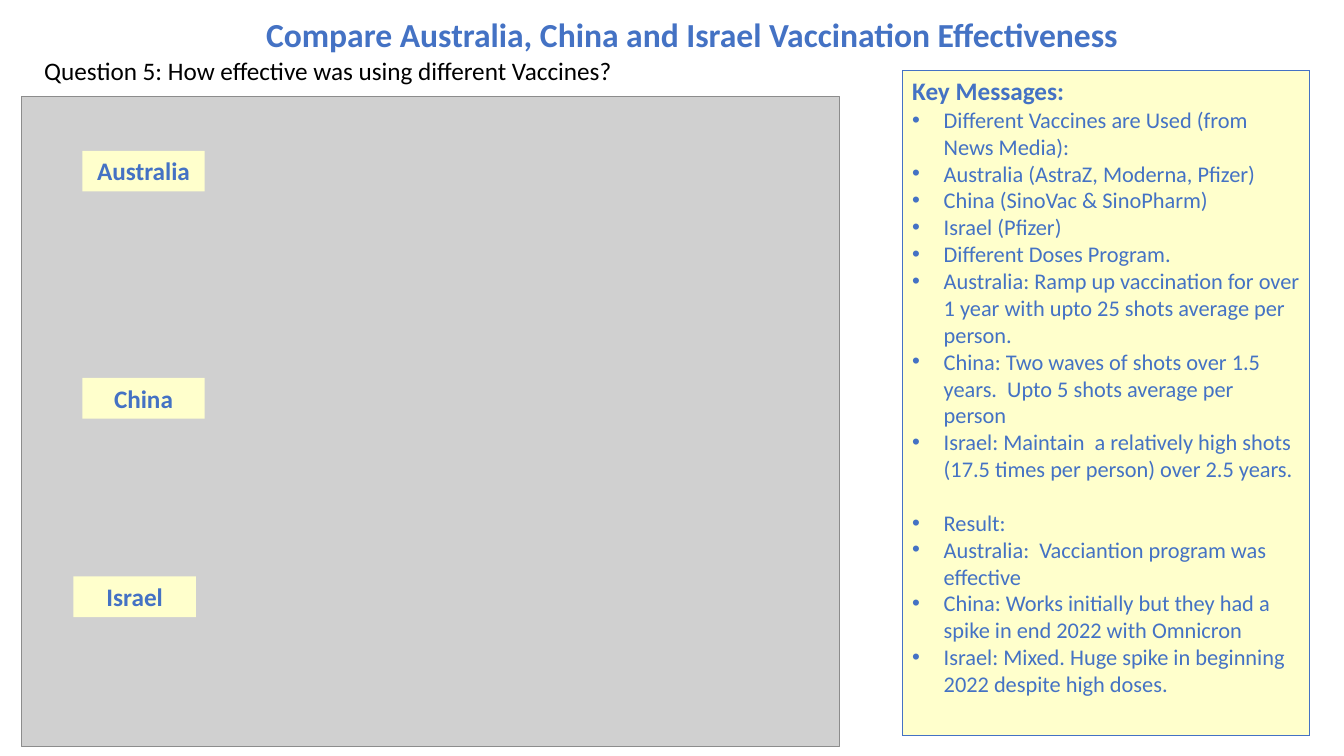
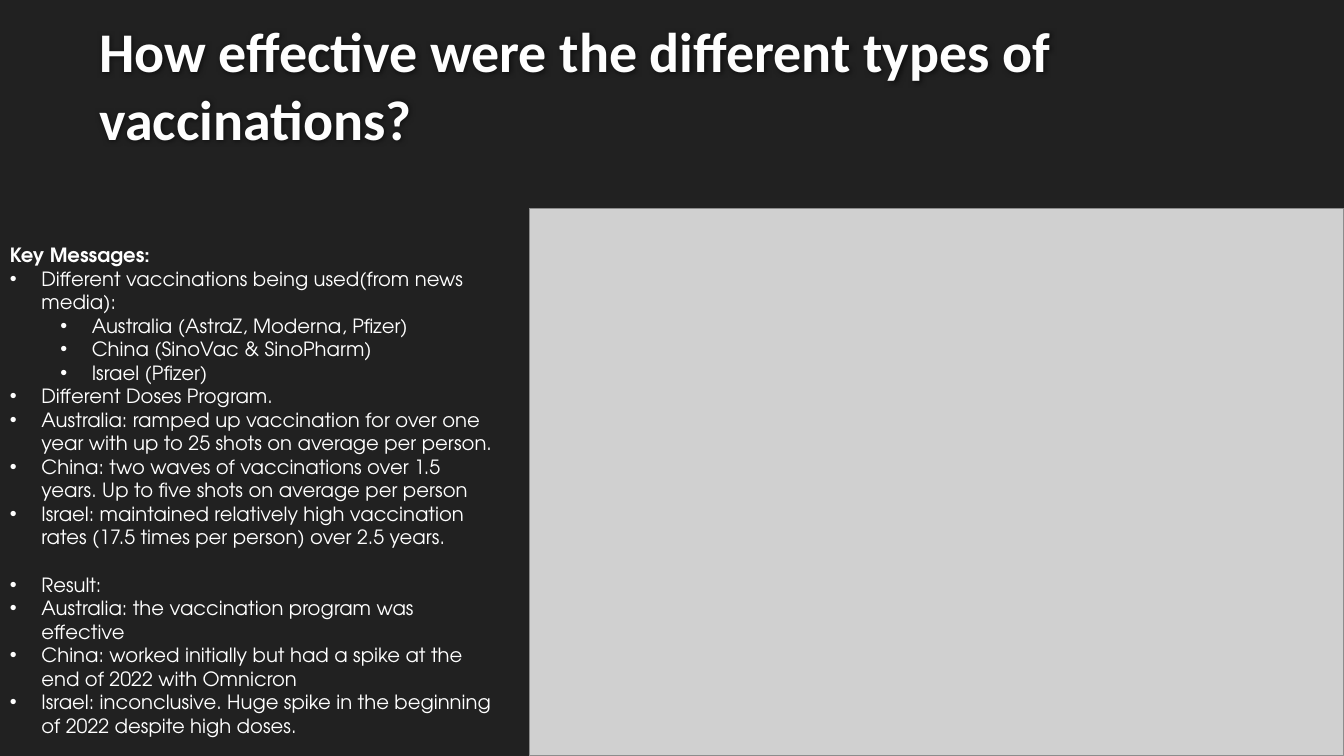
Before and after one commit to cmorrow28/project_one, a slide deck: slide 12 of Covid19_Presentation_Final.pptx (slide 9 before the commit). Drawn at 1344x756 pixels with LibreOffice and Linux fonts; fonts in the diff are those of the drawing; grey boxes stand for pictures; background and template pictures are left out. Boxes give left, top, right and bottom in pixels: in the first picture for what was removed or moved away, otherwise in the second. Text is boxed around its words. In the diff, an @@ line names an element or a change of style, - is before the commit and + after.

```diff
--- a/Covid19_Presentation_Final.pptx
+++ b/Covid19_Presentation_Final.pptx
@@ background #FFFFFF to #212121 @@
@@ text removed at box(266, 23, 1118, 53) @@
-Compare Australia, China and Israel Vaccination Effectiveness
@@ title added at box(99, 32, 1050, 141), 40 pt, text #FEFEFE, bold @@
+How effective were the different types of vaccinations?
@@ text removed at box(44, 62, 611, 85) @@
-Question 5: How effective was using different Vaccines?
@@ rectangle removed at box(902, 71, 1310, 736) @@
-Key Messages:
-• Different Vaccines are Used (from News Media):
-• Australia (AstraZ, Moderna, Pfizer)
-• China (SinoVac & SinoPharm)
-• Israel (Pfizer)
-• Different Doses Program.
-• Australia: Ramp up vaccination for over 1 year with upto 25 shots average per person.
-• China: Two waves of shots over 1.5 years. Upto 5 shots average per person
-• Israel: Maintain a relatively high shots (17.5 times per person) over 2.5 years.
-• Result:
-• Australia: Vacciantion program was effective
-• China: Works initially but they had a spike in end 2022 with Omnicron
-• Israel: Mixed. Huge spike in beginning 2022 despite high doses.
@@ rectangle removed at box(83, 151, 205, 192) @@
-Australia
@@ picture: place and size @@
-picture at box(21, 97, 840, 747)
+picture at box(529, 209, 1344, 756)
@@ text added at box(10, 247, 492, 738), 14 pt, text #FFFFFF @@
+Key Messages:
+• Different vaccinations being used(from news media):
+  • Australia (AstraZ, Moderna, Pfizer)
+  • China (SinoVac & SinoPharm)
+  • Israel (Pfizer)
+• Different Doses Program.
+• Australia: ramped up vaccination for over one year with up to 25 shots on average per person.
+• China: two waves of vaccinations over 1.5 years. Up to five shots on average per person
+• Israel: maintained relatively high vaccination rates (17.5 times per person) over 2.5 years.
+• Result:
+• Australia: the vaccination program was effective
+• China: worked initially but had a spike at the end of 2022 with Omnicron
+• Israel: inconclusive. Huge spike in the beginning of 2022 despite high doses.
@@ rectangle removed at box(83, 378, 205, 418) @@
-China
@@ rectangle removed at box(74, 577, 196, 617) @@
-Israel
```
Also in this commit, not shown: 5 other slides changed, 8 slides added, 4 slides removed.
